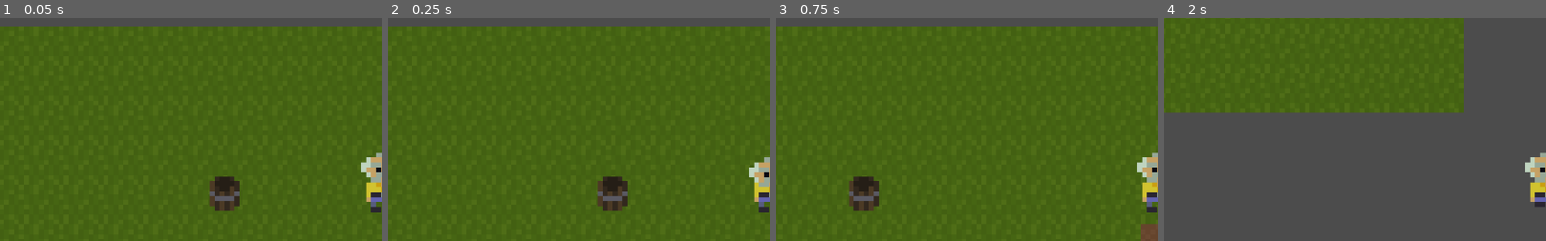
Above: before the commit, frames 1-4 (left to right).
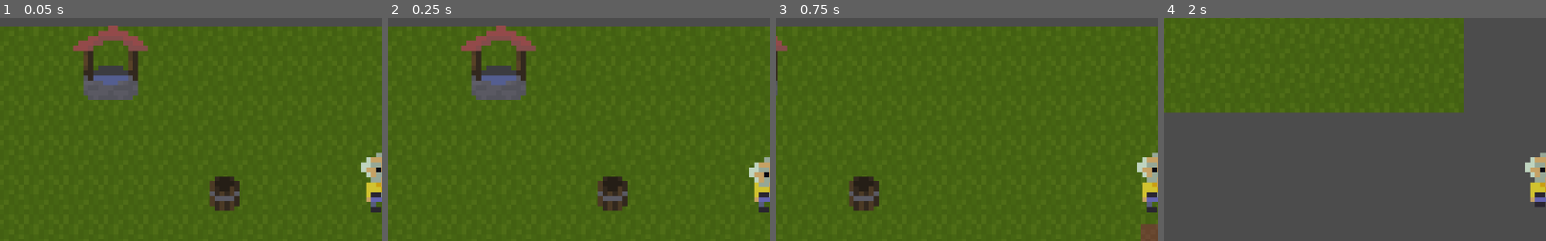
Above: after the commit, the same moments.

Repository: Lemonszz/ld46
Game: Godot game, scene res://Game.tscn
Two runs of this game, one before a commit and one after it. Both use one fixed random seed, a clock stepped at 60 frames per second and the inputs below. The engine's default icon, where the game draws it, is replaced by a stand-in: a white triangle on a blue panel in a dark square.
Inputs:
- Up to frame 1 (0.05 s): no input
- Up to frame 2 (0.25 s): no input
- Up to frame 3 (0.75 s): hold D (right) from 0.53 s (still down); tap E (activate) at 0.6 s
- Up to frame 4 (2 s): release D (right) at 1.28 s; hold S (down) from 1.28 s (still down); tap E (activate) at 1.35 s
The pictures show only the part of the screen within x 0-50%, y 13-63%; the shares and areas given below are measured in that part.

The runs differ from the first frame. In frame 1, 3.5% of the frame differs, in the area x 19-39%, y 3-37%; in frame 2, 3.5%; in frame 3, 0.2%; in frame 4, nothing differs.

Commit message:
bucket fillin

Diff:
--- a/Game.tscn
+++ b/Game.tscn
@@ -1,9 +1,10 @@
-[gd_scene load_steps=6 format=2]
+[gd_scene load_steps=7 format=2]
 
 [ext_resource path="res://objects/Player.tscn" type="PackedScene" id=1]
 [ext_resource path="res://objects/Plant.tscn" type="PackedScene" id=2]
 [ext_resource path="res://assets/tiles.png" type="Texture" id=3]
 [ext_resource path="res://objects/BucketPickup.tscn" type="PackedScene" id=4]
+[ext_resource path="res://objects/Well.tscn" type="PackedScene" id=5]
 
 [sub_resource type="TileSet" id=1]
 0/name = "Grass"
@@ -46,3 +47,6 @@
 
 [node name="Pickup" parent="." instance=ExtResource( 4 )]
 position = Vector2( -31.6696, 1.8205 )
+
+[node name="Well" parent="." instance=ExtResource( 5 )]
+position = Vector2( -54.0441, -25.0313 )
--- /dev/null
+++ b/objects/BucketPickup.gd
@@ -0,0 +1,14 @@
+extends "res://script/Pickup.gd"
+class_name BucketPickup
+
+var isFull = false;
+onready var TEX_FULL = load("res://assets/bucketwater.png");
+onready var TEX_EMPTY = load("res://assets/bucketempty.png");
+
+
+func _process(delta):
+	print(isFull);
+	if(isFull):
+		texture = TEX_FULL;
+	else:
+		texture = TEX_EMPTY;
--- a/objects/BucketPickup.tscn
+++ b/objects/BucketPickup.tscn
@@ -1,8 +1,10 @@
-[gd_scene load_steps=3 format=2]
+[gd_scene load_steps=4 format=2]
 
 [ext_resource path="res://objects/Pickup.tscn" type="PackedScene" id=1]
 [ext_resource path="res://assets/bucketempty.png" type="Texture" id=2]
+[ext_resource path="res://objects/BucketPickup.gd" type="Script" id=3]
 
 [node name="Pickup" instance=ExtResource( 1 )]
 scale = Vector2( 1, 1 )
 texture = ExtResource( 2 )
+script = ExtResource( 3 )
--- a/objects/Player.tscn
+++ b/objects/Player.tscn
@@ -7,8 +7,10 @@
 [ext_resource path="res://assets/guntharmoves2.png" type="Texture" id=5]
 [ext_resource path="res://assets/guntharmoves1.png" type="Texture" id=6]
 [ext_resource path="res://assets/guntharstanding1.png" type="Texture" id=7]
-[ext_resource path="res://assets/guntharstandingarmsup.png" type="Texture" id=8]
+[ext_resource path="res://assets/guntharstandingarmsup2.png" type="Texture" id=8]
 [ext_resource path="res://assets/guntharstanding2.png" type="Texture" id=9]
+[ext_resource path="res://assets/guntharstandingarmsup3.png" type="Texture" id=10]
+[ext_resource path="res://assets/guntharstandingarmsup1.png" type="Texture" id=11]
 
 [sub_resource type="CapsuleShape2D" id=1]
 radius = 2.46564
@@ -21,7 +23,7 @@
 "name": "WalkArm",
 "speed": 5.0
 }, {
-"frames": [ ExtResource( 8 ) ],
+"frames": [ ExtResource( 11 ), ExtResource( 8 ), ExtResource( 10 ) ],
 "loop": true,
 "name": "StandArm",
 "speed": 5.0
@@ -46,5 +48,5 @@
 [node name="AnimatedSprite" type="AnimatedSprite" parent="."]
 position = Vector2( -0.178616, -0.476309 )
 frames = SubResource( 2 )
-animation = "WalkArm"
+animation = "Stand"
 playing = true
--- /dev/null
+++ b/objects/Well.tscn
@@ -0,0 +1,27 @@
+[gd_scene load_steps=5 format=2]
+
+[ext_resource path="res://assets/well.png" type="Texture" id=1]
+[ext_resource path="res://script/Well.gd" type="Script" id=2]
+
+[sub_resource type="CircleShape2D" id=2]
+radius = 12.2243
+
+[sub_resource type="RectangleShape2D" id=1]
+extents = Vector2( 5.38038, 3.63564 )
+
+[node name="Well" type="StaticBody2D"]
+script = ExtResource( 2 )
+
+[node name="Area2D" type="Area2D" parent="."]
+
+[node name="CollisionShape2D" type="CollisionShape2D" parent="Area2D"]
+position = Vector2( -0.282806, 4.29867 )
+shape = SubResource( 2 )
+
+[node name="CollisionShape2D" type="CollisionShape2D" parent="."]
+position = Vector2( -0.565613, 4.35523 )
+shape = SubResource( 1 )
+
+[node name="Sprite" type="Sprite" parent="."]
+texture = ExtResource( 1 )
+[connection signal="body_entered" from="Area2D" to="." method="_on_Area2D_body_entered"]
--- a/project.godot
+++ b/project.godot
@@ -9,6 +9,11 @@
 config_version=4
 
 _global_script_classes=[ {
+"base": "Sprite",
+"class": "BucketPickup",
+"language": "GDScript",
+"path": "res://objects/BucketPickup.gd"
+}, {
 "base": "KinematicBody2D",
 "class": "Entity",
 "language": "GDScript",
@@ -35,6 +40,7 @@
 "path": "res://script/Player.gd"
 } ]
 _global_script_class_icons={
+"BucketPickup": "",
 "Entity": "",
 "FoodObject": "",
 "Healthbar": "",
--- /dev/null
+++ b/script/Well.gd
@@ -0,0 +1,8 @@
+extends StaticBody2D
+
+func _on_Area2D_body_entered(body):
+	if(body is Player):
+		if(Global.player.pickup is BucketPickup):
+			if(!Global.player.pickup.isFull):
+				Global.player.pickup.isFull = true;
+	pass
Not shown, added: assets/guntharstandingarmsup1.png.import
Not shown, added: assets/guntharstandingarmsup2.png.import
Not shown, added: assets/guntharstandingarmsup3.png.import
Not shown, added: assets/well.png.import
Not shown: 1 places in objects/Player.tscn that only renumber resources
